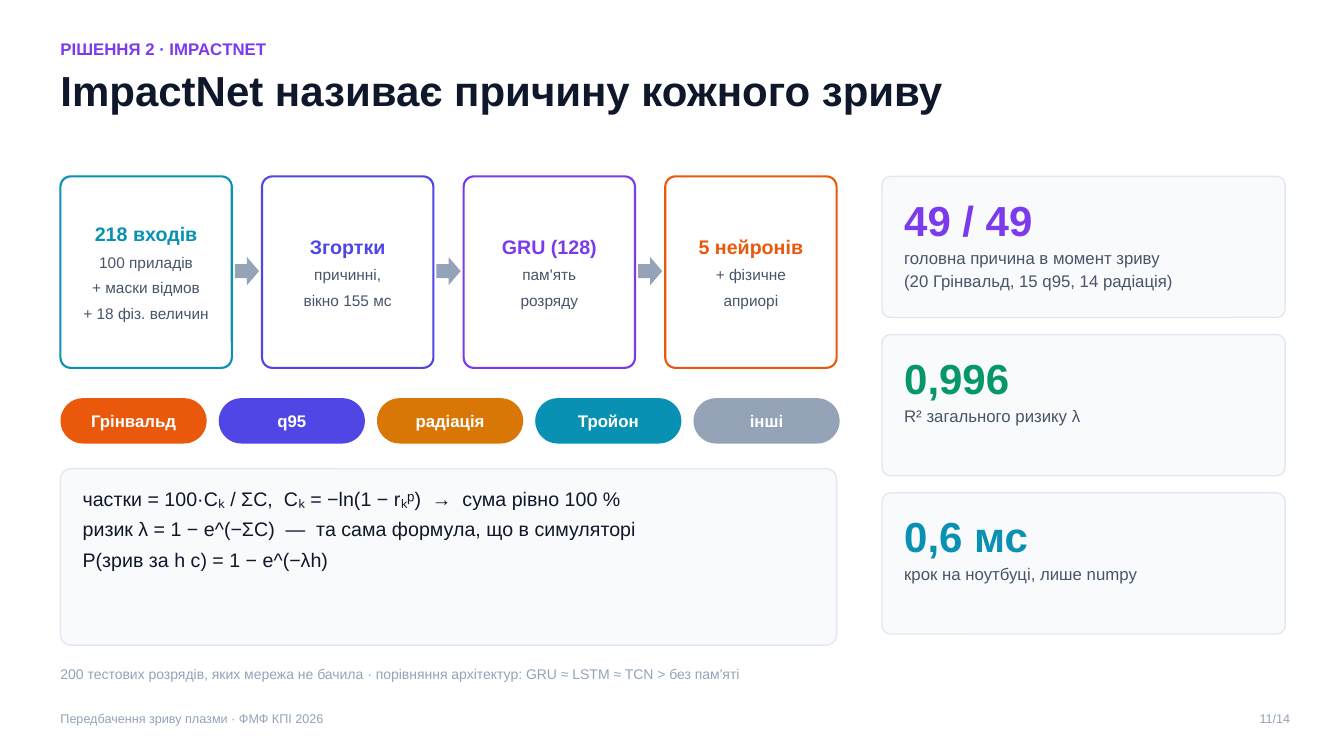
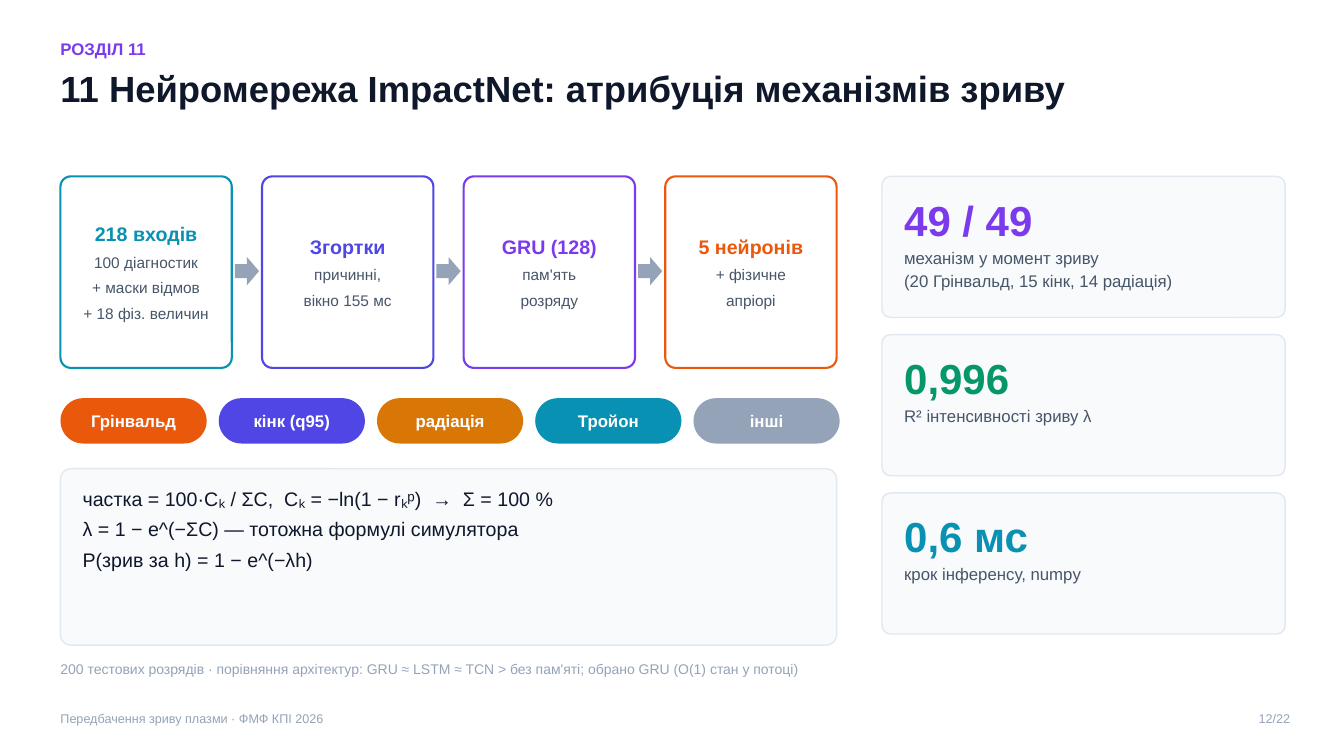
Before and after one commit to llllenah/plasma-disruption-prediction, a slide deck: slide 12 of docs/presentation.pptx (slide 11 before the commit). Drawn at 1344x756 pixels with LibreOffice and Linux fonts; fonts in the diff are those of the drawing. Boxes give left, top, right and bottom in pixels: in the first picture for what was removed or moved away, otherwise in the second. Text is boxed around its words. In the diff, an @@ line names an element or a change of style, - is before the commit and + after.

```diff
--- a/docs/presentation.pptx
+++ b/docs/presentation.pptx
@@ text at (x1=60, y1=43, x2=146, y2=59): text changed @@
-РІШЕННЯ 2 · IMPACTNET
+РОЗДІЛ 11
@@ text at (x1=60, y1=75, x2=1064, y2=110): text changed; size 30 to 26 pt @@
-ImpactNet називає причину кожного зриву
+11 Нейромережа ImpactNet: атрибуція механізмів зриву
@@ text at (x1=94, y1=257, x2=209, y2=322): text changed @@
-100 приладів
-+ маски відмов
-+ 18 фіз. величин
+100 діагностик
++ маски відмов
++ 18 фіз. величин
@@ text at (x1=726, y1=269, x2=786, y2=309): text changed @@
-+ фізичне
-априорі
++ фізичне
+апріорі
@@ text at (x1=904, y1=252, x2=1173, y2=291): text changed @@
-головна причина в момент зриву
-(20 Грінвальд, 15 q95, 14 радіація)
+механізм у момент зриву
+(20 Грінвальд, 15 кінк, 14 радіація)
@@ text at (x1=254, y1=415, x2=330, y2=431): text changed @@
-q95
+кінк (q95)
@@ text at (x1=904, y1=410, x2=1091, y2=426): text changed @@
-R² загального ризику λ
+R² інтенсивності зриву λ
@@ text at (x1=83, y1=491, x2=530, y2=571): text changed @@
-частки = 100·Cₖ / ΣC, Cₖ = −ln(1 − rₖᵖ) → сума рівно 100 %
-ризик λ = 1 − e^(−ΣC) — та сама формула, що в симуляторі
-P(зрив за h с) = 1 − e^(−λh)
+частка = 100·Cₖ / ΣC, Cₖ = −ln(1 − rₖᵖ) → Σ = 100 %
+λ = 1 − e^(−ΣC) — тотожна формулі симулятора
+P(зрив за h) = 1 − e^(−λh)
@@ text at (x1=904, y1=568, x2=1081, y2=584): text changed @@
-крок на ноутбуці, лише numpy
+крок інференсу, numpy
@@ text at (x1=60, y1=664, x2=798, y2=677): text changed @@
-200 тестових розрядів, яких мережа не бачила · порівняння архітектур: GRU ≈ LSTM ≈ TCN > без пам'яті
+200 тестових розрядів · порівняння архітектур: GRU ≈ LSTM ≈ TCN > без пам'яті; обрано GRU (O(1) стан у потоці)
@@ text at (x1=1259, y1=714, x2=1291, y2=723): text changed @@
-11/14
+12/22
```
Also in this commit, not shown: 8 other slides changed, 13 slides added, 5 slides removed, 8 other files.
